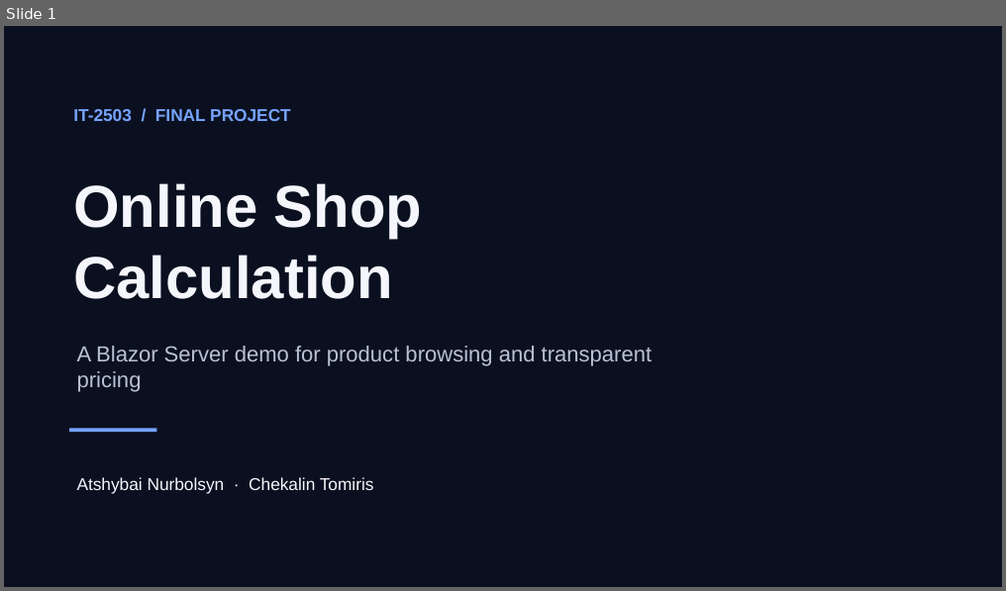
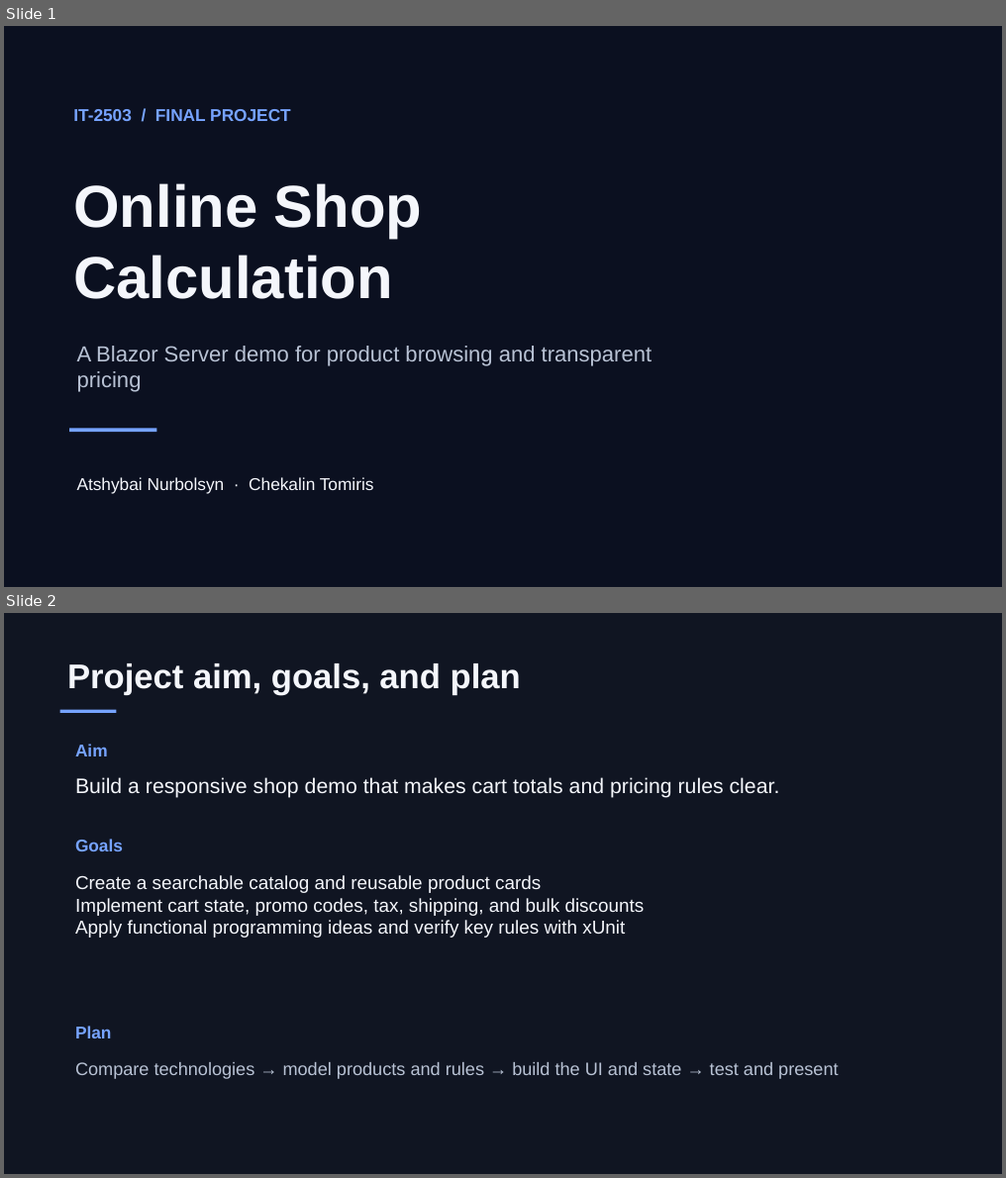
Before and after one commit to nurbolsyna2-prog/IFT_-FINAL_IT2503, a slide deck: presentation/Online-Shop-Calculation-Defense.pptx. Shown one above the other, each under a label of ours: slide 1 before the commit, slides 1 and 2 after it. The pictures are 1006x591 and 1006x1178 pixels, drawn with LibreOffice and Linux fonts; fonts in the diff are those of the drawing. Boxes give left, top, right and bottom in pixels: in the first picture for what was removed or moved away, otherwise in the second. Text is boxed around its words. In the diff, an @@ line names an element or a change of style, - is before the commit and + after.

Commit message:
Align defense materials with project requirements

```diff
--- a/presentation/Online-Shop-Calculation-Defense.pptx
+++ b/presentation/Online-Shop-Calculation-Defense.pptx
@@ slide 2 added at [4,613,1002,1174], background #101522 @@
@@ text added at [67,663,521,695], 33 pt, text #F4F6FB, bold @@
+Project aim, goals, and plan
@@ rectangle added at [60,710,116,713], fill #76A3FF @@
@@ text added at [75,744,108,757], 16.5 pt, text #76A3FF, bold @@
+Aim
@@ text added at [75,777,780,798], 20.2 pt, text #F4F6FB @@
+Build a responsive shop demo that makes cart totals and pricing rules clear.
@@ text added at [75,839,123,852], 16.5 pt, text #76A3FF, bold @@
+Goals
@@ text added at [75,875,645,938], 18 pt, text #F4F6FB @@
+Create a searchable catalog and reusable product cards
+Implement cart state, promo codes, tax, shipping, and bulk discounts
+Apply functional programming ideas and verify key rules with xUnit
@@ text added at [75,1026,111,1039], 16.5 pt, text #76A3FF, bold @@
+Plan
@@ text added at [75,1062,838,1079], 17.2 pt, text #B8C2D4 @@
+Compare technologies → model products and rules → build the UI and state → test and present
```
Also in this commit, not shown: 1 slide changed, 3 other slides added, 1 slide removed, 1 other file.
